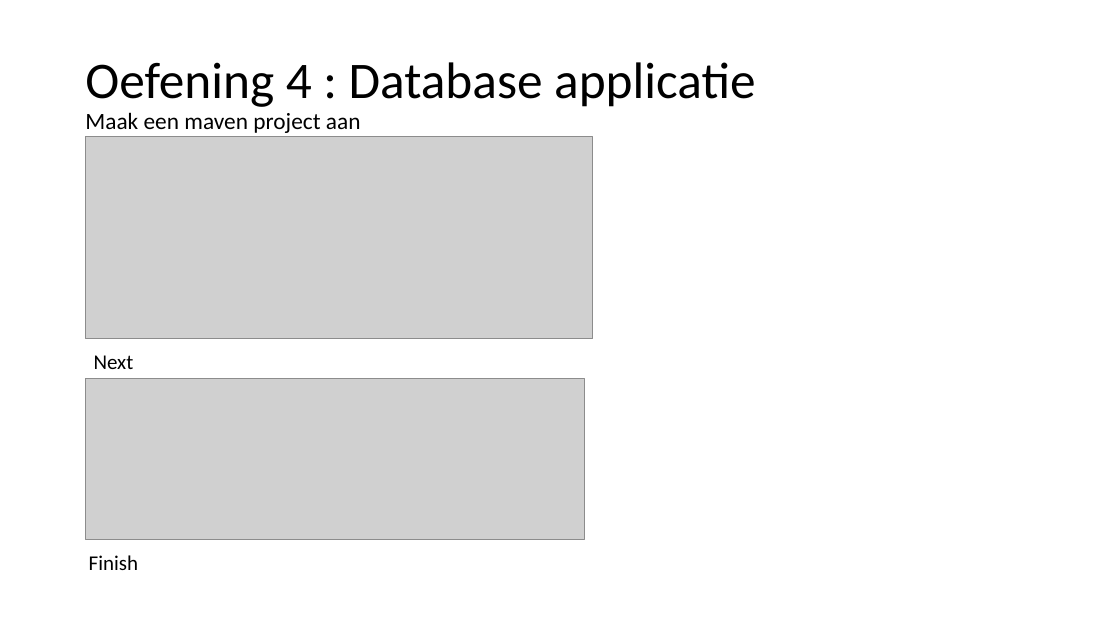
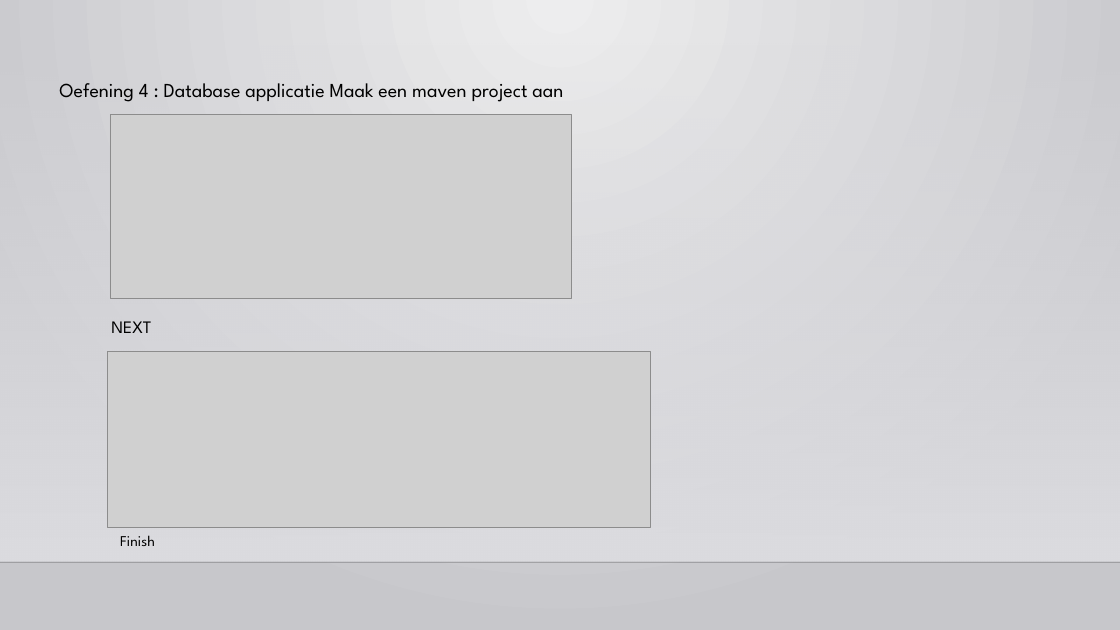
Before and after one commit to otcap/training, a slide deck: slide 11 of java/quickstart/presentatie/Java training - Quickstart.pptx (slide 10 before the commit). Drawn at 1120x630 pixels with LibreOffice and Linux fonts; fonts in the diff are those of the drawing; grey boxes stand for pictures; background and template pictures are left out. Boxes give left, top, right and bottom in pixels: in the first picture for what was removed or moved away, otherwise in the second. Text is boxed around its words. In the diff, an @@ line names an element or a change of style, - is before the commit and + after.

```diff
--- a/java/quickstart/presentatie/Java training - Quickstart.pptx
+++ b/java/quickstart/presentatie/Java training - Quickstart.pptx
@@ background #FFFFFF to gradient #EDEDEE to #C8C8CB @@
@@ rectangle added at (0,43,1120,562), fill gradient #DCDCE0 to #DEDEE2 @@
@@ title "Oefening 4 : Database applicatie ...": place and size @@
-title "Oefening 4 : Database applicatie ..." at (85,62,756,133)
+title "Oefening 4 : Database applicatie ..." at (59,83,563,102)
@@ title "Oefening 4 : Database applicatie ..." at (59,83,563,102): size 44 to 17 pt in "Oefening 4 : Database applicatie"; size 20 to 17 pt in "Maak een maven project aan"; font Calibri to League Spartan; vertical alignment middle to bottom @@
@@ picture: place and size @@
-picture at (86,137,593,339)
+picture at (110,114,572,298)
@@ text at (111,321,151,333): text changed; size 18 to 15 pt; font Calibri to League Spartan @@
-Next
+NEXT
@@ picture: place and size @@
-picture at (86,378,585,539)
+picture at (108,352,651,528)
@@ text "Finish": place and size @@
-text "Finish" at (89,555,138,570)
+text "Finish" at (120,535,155,546)
@@ text "Finish" at (120,535,155,546): size 18 to 12.8 pt, font Calibri to League Spartan; more space between paragraphs @@
@@ line added from (0, 562) to (1120, 562), #000001 1 pt @@
```
Also in this commit, not shown: 17 other slides changed, 1 slide added.
